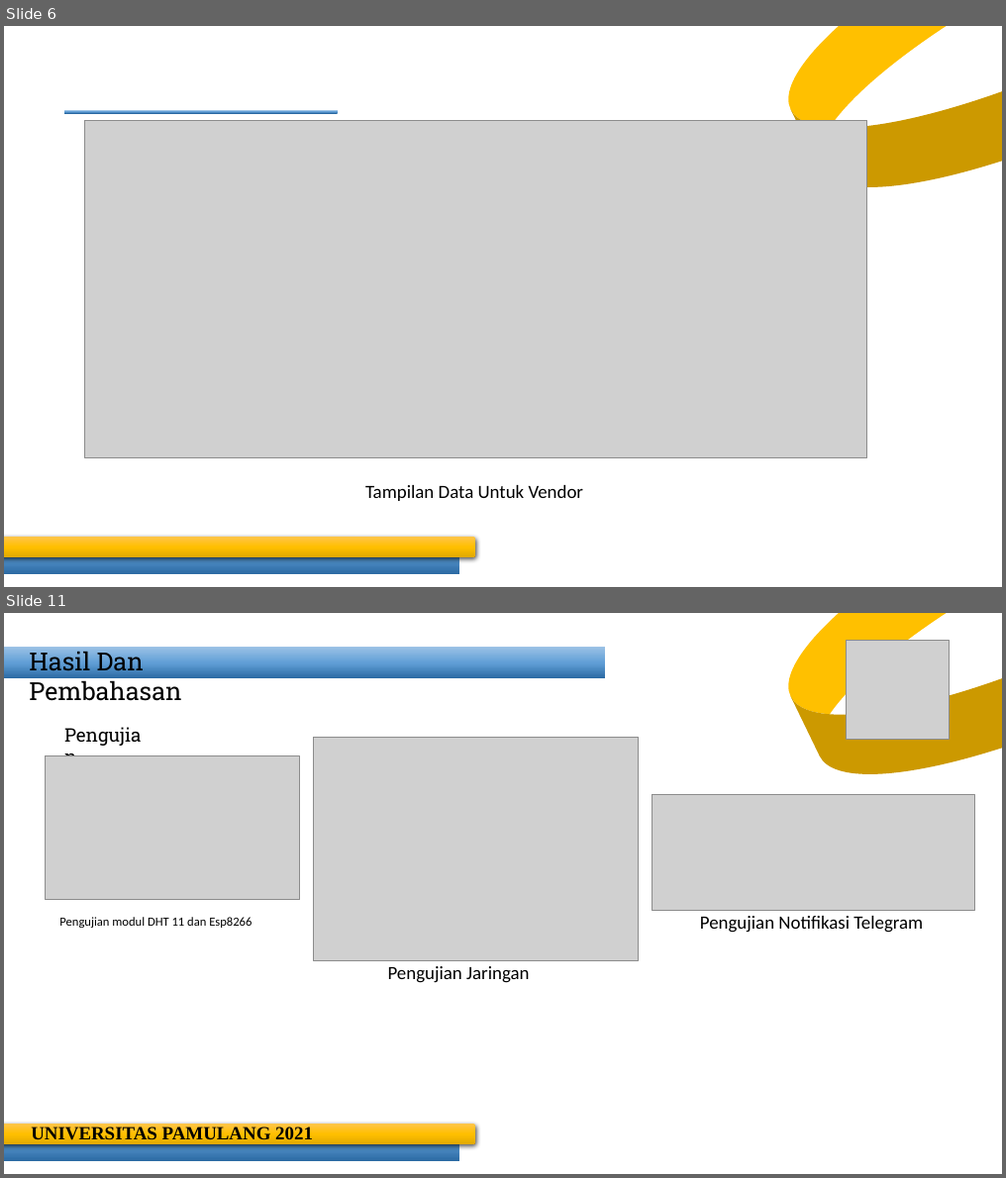
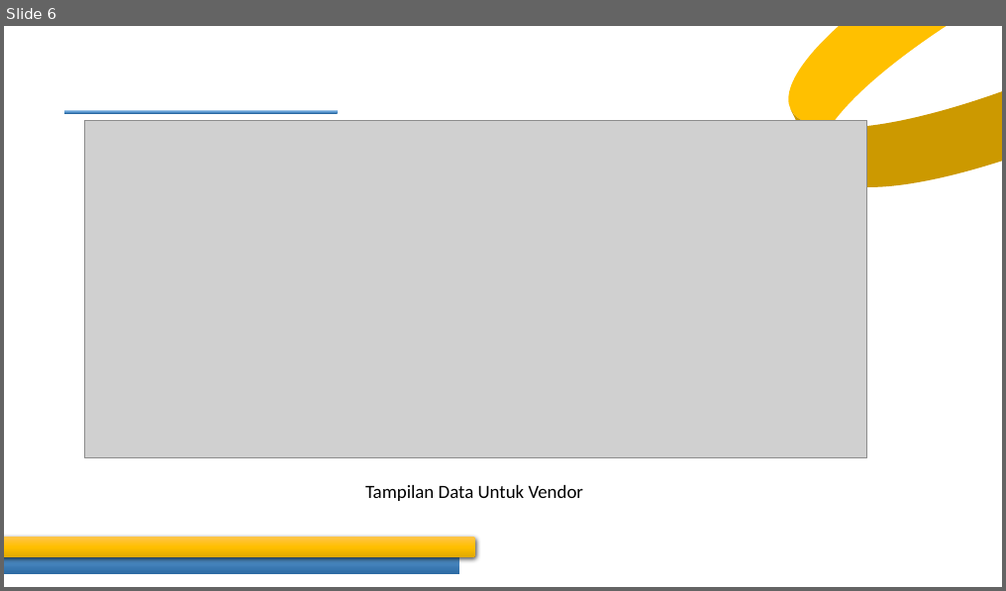
Before and after one commit to nopri888-anto/tender-app, a slide deck: Modul.pptx. Shown one above the other, each under a label of ours: slides 6 and 11 before the commit, slide 6 after it; the slides between them are not shown. The pictures are 1006x1178 and 1006x591 pixels, drawn with LibreOffice and Linux fonts; fonts in the diff are those of the drawing; grey boxes stand for pictures. Boxes give left, top, right and bottom in pixels: in the first picture for what was removed or moved away, otherwise in the second. Text is boxed around its words. In the diff, an @@ line names an element or a change of style, - is before the commit and + after.

```diff
--- a/Modul.pptx
+++ b/Modul.pptx
@@ slide 11 removed at (4, 613, 1002, 1174), background #FFFFFF @@
@@ curved left arrow removed at (741, 613, 1002, 831) @@
@@ picture removed at (846, 640, 948, 740) @@
@@ rectangle removed at (4, 646, 605, 678) @@
@@ text removed at (29, 648, 181, 701) @@
-Hasil Dan Pembahasan
@@ text removed at (57, 719, 159, 750) @@
-Pengujian
@@ picture removed at (45, 757, 300, 900) @@
@@ picture removed at (313, 738, 638, 961) @@
@@ picture removed at (651, 795, 974, 911) @@
@@ text removed at (59, 917, 252, 928) @@
-Pengujian modul DHT 11 dan Esp8266
@@ text removed at (700, 916, 923, 933) @@
-Pengujian Notifikasi Telegram
@@ text removed at (388, 966, 529, 983) @@
-Pengujian Jaringan
@@ corner removed at (4, 1118, 460, 1161) @@
@@ rounded rectangle removed at (4, 1124, 475, 1146) @@
@@ text removed at (31, 1125, 313, 1141) @@
-UNIVERSITAS PAMULANG 2021
```
Also in this commit, not shown: 3 slides changed, 2 slides added, 6 other slides removed, 10 other files.
